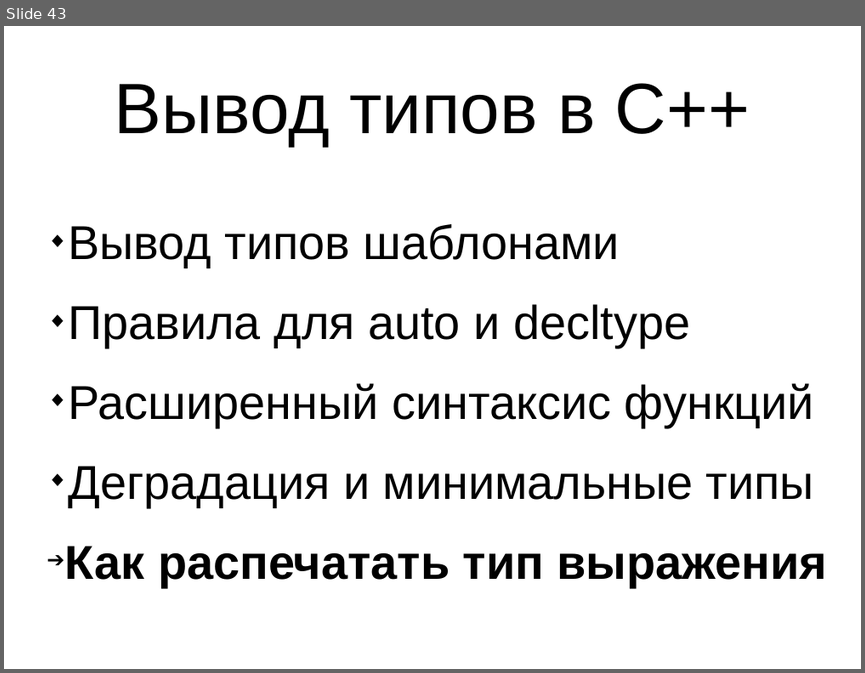
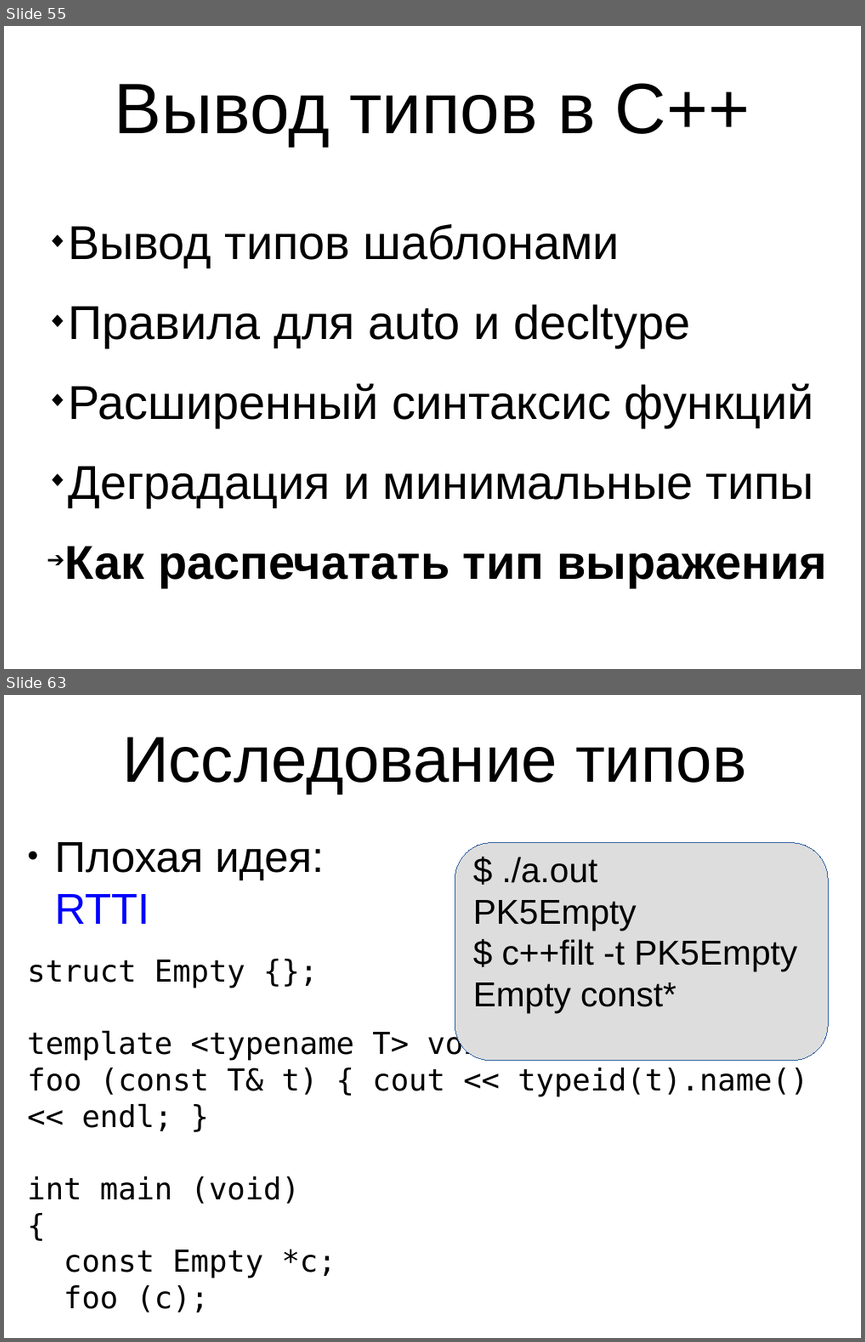
Before and after one commit to MIPT-ILab/cpp-lects-rus, a slide deck: slides/lec1-6-inference.odp. Shown one above the other, each under a label of ours: slide 43 before the commit, slides 55 and 63 after it; the slides between them are not shown. The pictures are 865x673 and 865x1342 pixels, drawn with LibreOffice and Linux fonts; fonts in the diff are those of the drawing. Boxes give left, top, right and bottom in pixels: in the first picture for what was removed or moved away, otherwise in the second. Text is boxed around its words. In the diff, an @@ line names an element or a change of style, - is before the commit and + after.

```diff
--- a/slides/lec1-6-inference.odp
+++ b/slides/lec1-6-inference.odp
@@ slide 63 added at [4,695,861,1338], background #FFFFFF @@
@@ title added at [122,737,746,794], 60 pt, text #000000 @@
+Исследование типов
@@ text added at [55,842,324,924], 40 pt, text #000000 @@
+● Плохая идея:
+  RTTI
@@ rounded rectangle added at [455,843,828,1061], fill #DDDDDD, outline #3465A4 0 pt, 32 pt, text #000000 @@
+$ ./a.out
+PK5Empty
+$ c++filt -t PK5Empty
+Empty const*
@@ text added at [27,959,808,1312], 28 pt, text #000000 @@
+struct Empty {};
+template <typename T> void
+foo (const T& t) { cout << typeid(t).name() << endl; }
+int main (void)
+{
+const Empty *c;
+foo (c);
@@ what was slide 43 is now slide 55 @@
```
Also in this commit, not shown: 8 slides changed, 23 other slides added, 1 slide removed, 6 other files.
